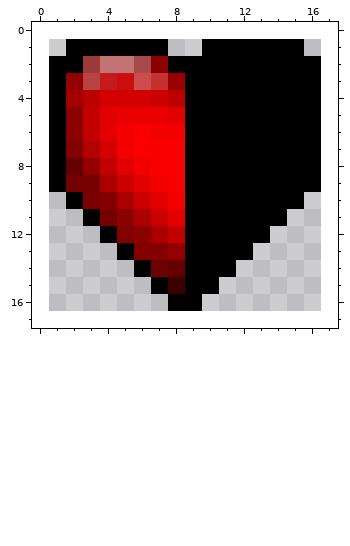
One commit to this pixel-art sprite: textures/ui/half-heart.png. The picture above was drawn from the file before the commit.
The file is 16x16 pixels. Pixels under 10% opacity are left out. Colours within 5 levels of each other are drawn and written as one. The old version is drawn lined up with the new one, on the new canvas.
The same view after the edit:
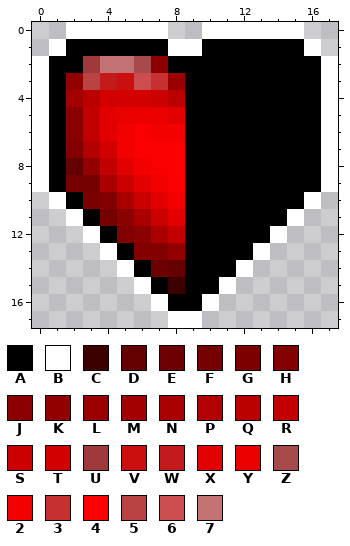
Palette (. is transparent): A #000000  B #ffffff  C #3c0000  D #640000  E #6d0000  F #750000  G #7d0000  H #830000  J #8b0000  K #930000  L #9b0000  M #a30000  N #ab0000  P #b30000  Q #bb0000  R #c30000  S #cb0000  T #d30000  U #9e3a3a  V #cb0f0f  W #c31b1b  X #e30000  Y #eb0000  Z #a54b4b  2 #f30000  3 #c73030  4 #fa0000  5 #b94343  6 #cc4d4d  7 #c37373
The edit:
canvas 16x16 -> 18x18, the old top-left corner now at 1,1
Colour B now appears in row 0 at x 2 to 7 and 10 to 15; in row 1 at x 1, 8 to 9 and 16; in rows 2 to 9 at x 0 and 17; in row 10 at x 1 and 16; in row 11 at x 2 and 15; in row 12 at x 3 and 14.
Colour B now appears in row 13 at x 4 and 13; in row 14 at x 5 and 12; in row 15 at x 6 and 11; in row 16 at x 7 and 10; in row 17 at x 8 to 9.
